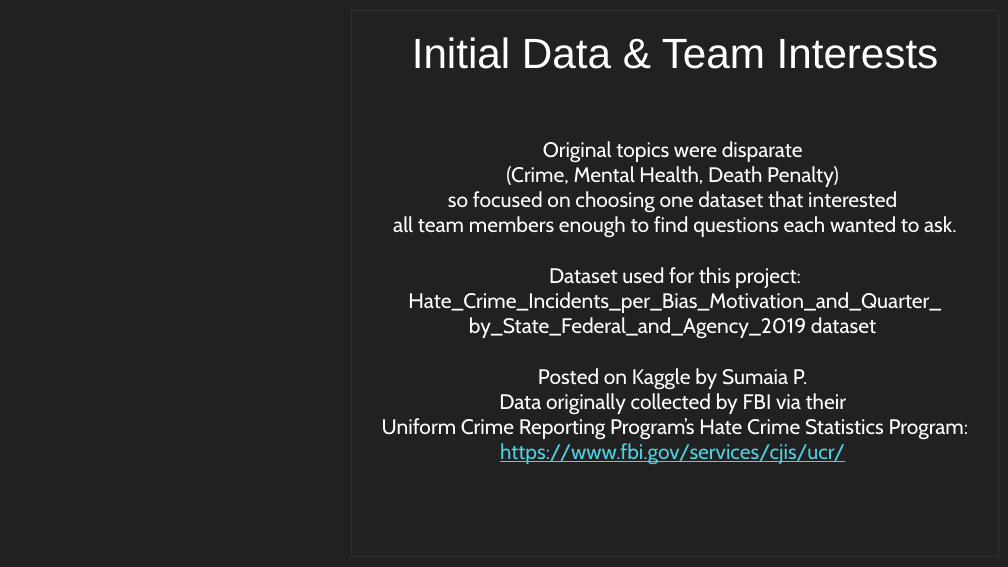
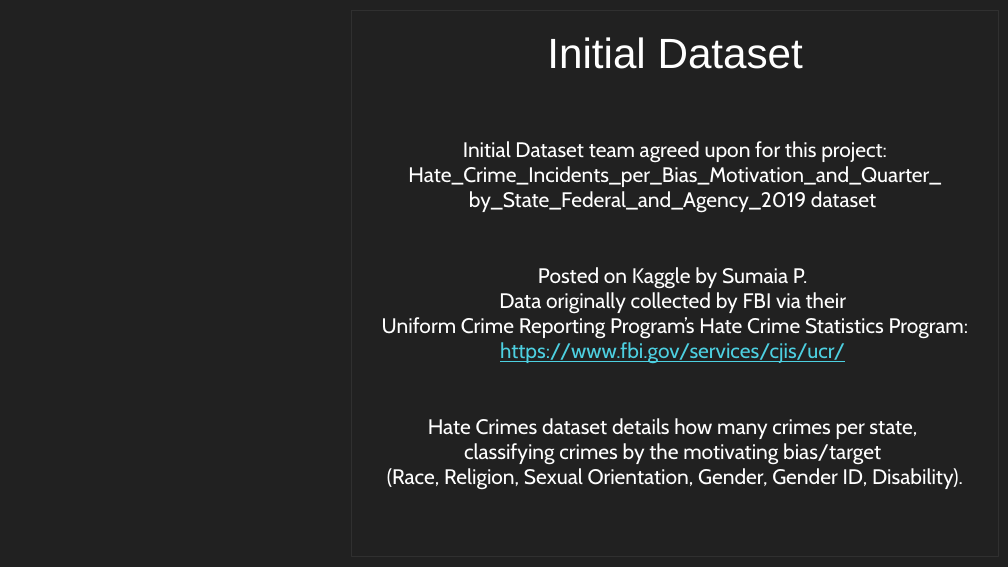
Before and after one commit to atamara/CrimeStatistics, a slide deck: slide 2 of Media Files/FINAL PROJECT - DATA SCIENCE.pptx. Drawn at 1008x567 pixels with LibreOffice and Linux fonts; fonts in the diff are those of the drawing; background and template pictures are left out. Boxes give left, top, right and bottom in pixels: in the first picture for what was removed or moved away, otherwise in the second. Text is boxed around its words. In the diff, an @@ line names an element or a change of style, - is before the commit and + after.

```diff
--- a/Media Files/FINAL PROJECT - DATA SCIENCE.pptx
+++ b/Media Files/FINAL PROJECT - DATA SCIENCE.pptx
@@ subtitle at bbox=[547, 37, 803, 69]: text changed @@
-Initial Data & Team Interests
+Initial Dataset
@@ text at bbox=[463, 141, 887, 163]: text changed @@
-Original topics were disparate
-(Crime, Mental Health, Death Penalty)
-so focused on choosing one dataset that interested
-all team members enough to find questions each wanted to ask.
-Dataset used for this project:
+Initial Dataset team agreed upon for this project:
@@ text at bbox=[387, 418, 963, 490]: paragraph added @@
+Hate Crimes dataset details how many crimes per state,
+classifying crimes by the motivating bias/target
+(Race, Religion, Sexual Orientation, Gender, Gender ID, Disability).
```
Also in this commit, not shown: 7 other slides changed.
